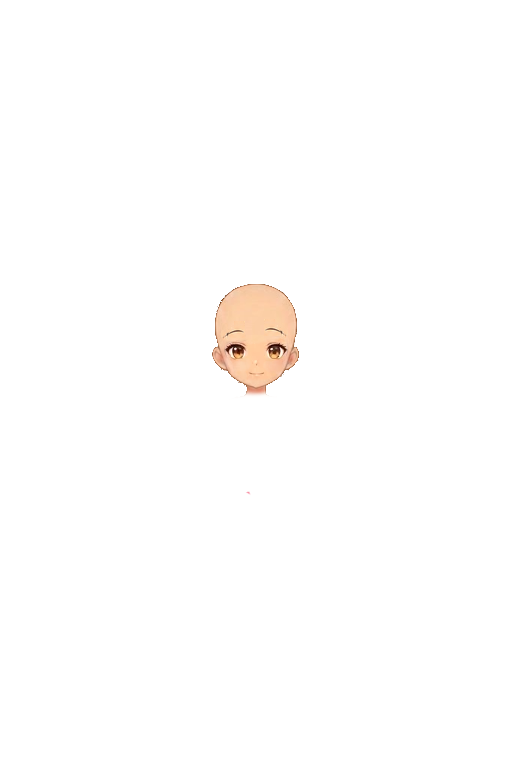
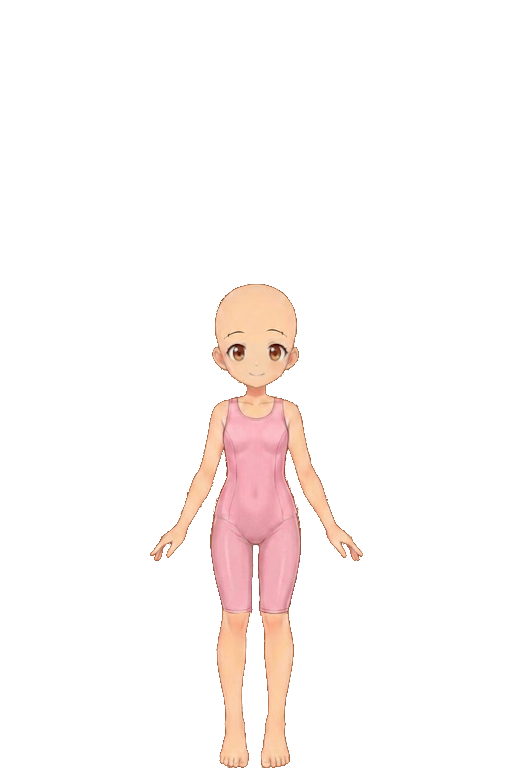
Layer changes from the first 512×768 image to the second:
showed "sol" over [222, 323, 290, 381]
hid "yumi" over [221, 323, 290, 496]
showed "c7161829-a28e-4d83-8ffc-4935ee95860c.jpg", painted on it over [150, 323, 363, 768]
